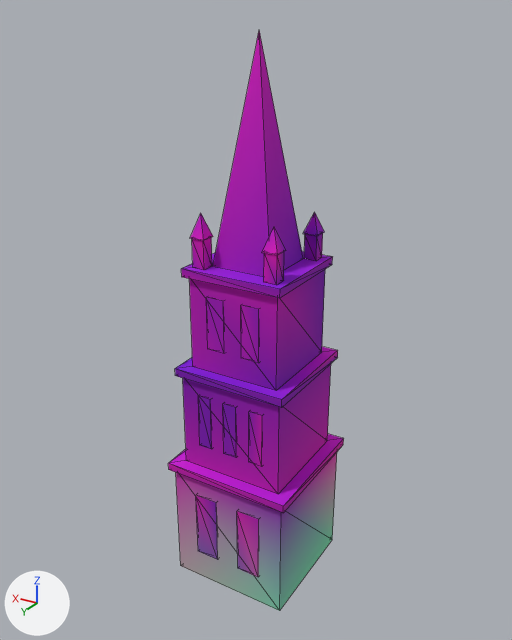
Two versions of the glTF model assets/kit/spire_tower_a.glb, one commit apart.
One viewpoint serves both versions: a 50 mm camera at (-19.9, 33.5, 34.2) aimed at (0.3, -0.1, 17.4). Lighting does not change. The marker at lower left points along +X, +Y and +Z. The older version comes first. Mesh edges are drawn as thin lines. Vertices at exactly the same position are counted once.

The older version as bpy lines, for what is in view:
```python
me_tower_body = bpy.data.meshes.new('tower_body')
me_tower_body.from_pydata(...)  # 105 vertices, 148 faces; spans x -4.1..4.1, y -4.1..4.1, z 0.0..33.6
me_tower_body.materials.append(mat_m_backdrop)
me_tower_niches = bpy.data.meshes.new('tower_niches')
me_tower_niches.from_pydata(...)  # 112 vertices, 168 faces; spans x -2.3..2.3, y -4.0..3.8, z 2.0..19.6
me_tower_niches.materials.append(mat_m_backdrop_dark)
ob_tower_body = bpy.data.objects.new('tower_body', me_tower_body)
ob_tower_body.location = (0.0, 0.0, 0.0)
ob_tower_niches = bpy.data.objects.new('tower_niches', me_tower_niches)
ob_tower_niches.location = (0.0, 0.0, 0.0)
```
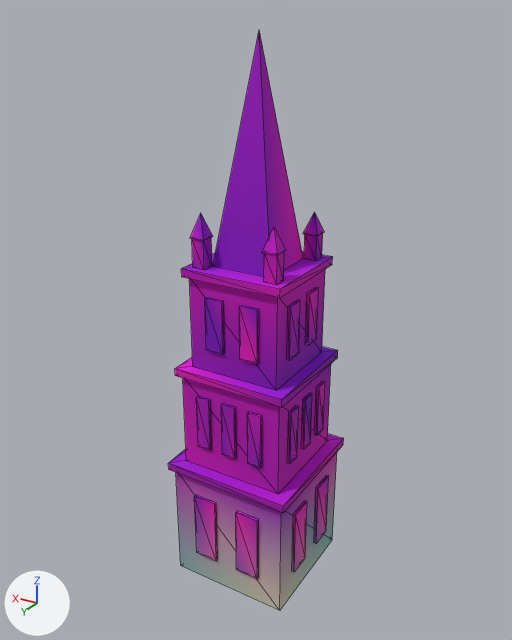
Pixel boxes [x1, y1, x2, y2] of what changed, in the pictures (512 x 640 px; the box of a moved part takes in the faces that stretch with it):
'tower_niches', reshaped: before [196, 297, 262, 577]; after [194, 287, 329, 579]
part 1 of me_tower_body, recoloured: [168, 31, 338, 611] in both
part 2 of me_tower_body, recoloured: [175, 212, 337, 610] in both
part 3 of me_tower_body, recoloured (pink to purple): [192, 32, 324, 276] in both
part 4 of me_tower_body, recoloured: [169, 251, 338, 497] in both
part 5 of me_tower_niches, added (purple): after [314, 475, 329, 544]
part 6 of me_tower_niches, added (purple): after [292, 500, 307, 572]
part 7 of me_tower_niches, added (purple): after [315, 381, 325, 436]
part 8 of me_tower_niches, added (purple): after [302, 393, 312, 449]
part 9 of me_tower_niches, added (purple): after [288, 406, 299, 464]
part 10 of me_tower_niches, added (purple): after [306, 287, 319, 345]
part 11 of me_tower_niches, added (purple): after [287, 300, 300, 361]
part 12 of me_tower_niches, moved or reshaped (mostly hidden before): before [202, 297, 262, 577]; after [194, 297, 262, 579]
part 13 of me_tower_niches, recoloured: before [196, 297, 262, 577]

Diff of the bpy script that builds the scene:
```diff
--- a/assets/kit/spire_tower_a.glb.py
+++ b/assets/kit/spire_tower_a.glb.py
@@ me_tower_body @@
 me_tower_body.from_pydata(...)  # 105 vertices, 148 faces; spans x -4.1..4.1, y -4.1..4.1, z 0.0..33.6
 # used by ob_tower_body; location = (0.0, 0.0, 0.0)
+# me_tower_body part 1: 64 faces centred in x -4.1..4.1, y -4.1..4.1, z 0.0..25.3 are repainted in the vertex colours; the middle colour goes from pink #be00c1 to pink #c600c1
+# me_tower_body part 2: 44 faces centred in x -3.8..3.6, y -3.8..3.6, z 0.0..25.3 are repainted in the vertex colours; the middle colour goes from purple #9900c8 to pink #bf00c8
+# me_tower_body part 3: 20 faces centred in x -2.6..2.6, y -2.7..2.6, z 21.7..25.3 are repainted in the vertex colours; the middle colour goes from pink #cd00d9 to purple #9f00d9
+# me_tower_body part 4: 20 faces centred in x -2.5..2.5, y -2.5..2.5, z 7.9..22.9 are repainted in the vertex colours; the middle colour goes from purple #b400f7 to purple #cc00f7
 me_tower_body.materials.append(mat_m_backdrop)
@@ me_tower_niches @@
 # used by ob_tower_niches; location = (0.0, 0.0, 0.0)
-me_tower_niches.from_pydata(...)  # 112 vertices, 168 faces; spans x -2.3..2.3, y -4.0..3.8, z 2.0..19.6
+me_tower_niches.from_pydata(...)  # 224 vertices, 336 faces; spans x -4.0..4.0, y -4.0..4.0, z 2.0..19.6
+# me_tower_niches part 5: a new loose piece, a box spanning x -4.01..-3.82, y -2.3..-0.77, z 1.96..6.44, in mat_m_backdrop_dark
+# me_tower_niches part 6: a new loose piece, a box spanning x -4.01..-3.82, y 0.77..2.3, z 1.96..6.44, in mat_m_backdrop_dark
+# me_tower_niches part 7: a new loose piece, a box spanning x -3.5..-3.32, y -2.22..-1.33, z 9.88..13.34, in mat_m_backdrop_dark
+# me_tower_niches part 8: a new loose piece, a box spanning x -3.5..-3.32, y -0.44..0.44, z 9.88..13.34, in mat_m_backdrop_dark
+# me_tower_niches part 9: a new loose piece, a box spanning x -3.5..-3.32, y 1.33..2.22, z 9.88..13.34, in mat_m_backdrop_dark
+# me_tower_niches part 10: a new loose piece, a box spanning x -3.05..-2.87, y -1.73..-0.58, z 16.36..19.62, in mat_m_backdrop_dark
+# me_tower_niches part 11: a new loose piece, a box spanning x -3.05..-2.87, y 0.58..1.73, z 16.36..19.62, in mat_m_backdrop_dark
+# me_tower_niches part 12: 28 vertices removed from x -2.3..2.3, y 2.7..3.7, z 2.0..19.6; 28 vertices added at x -2.3..2.3, y 3.1..4.0, z 2.0..19.6
+# me_tower_niches part 13: 96 kept faces spanning x -2.3..2.3, y -4.0..3.8, z 2.0..19.6 get new vertex colours
+# other edits to the shape of me_tower_niches do not show in these pictures
 me_tower_niches.materials.append(mat_m_backdrop_dark)
```
